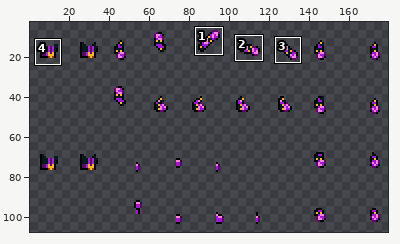
Two states of a sprite sheet, Assets/Items/Vanity/SusieChalk/SusieChalkBody.png. Above, an overview of the earlier version with the close-up marked.
Close-up. Old version:
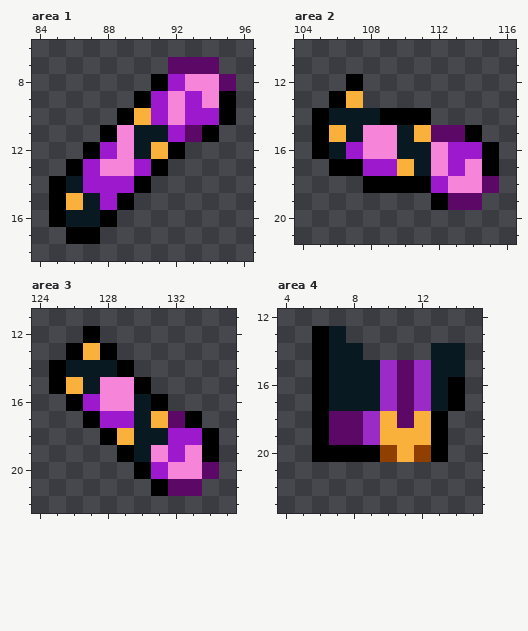
The file is 360x224 pixels, drawn in blocks of 2x2; one block is one cell here. Shown: area 1: x 84..96, y 6..18; area 2: x 104..116, y 10..21; area 3: x 124..135, y 11..22; area 4: x 4..15, y 12..23. The wide view leaves out empty margins. The commit also changed other parts of the picture, which this record leaves out.
Now the later version:
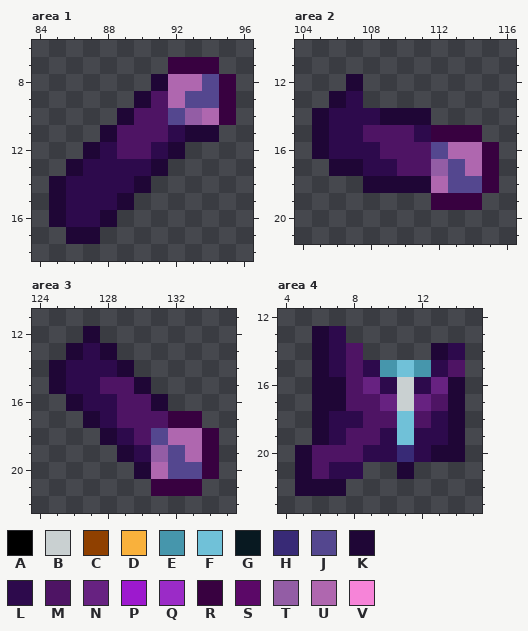
Palette (. is transparent): A #000000  B #c9d0d1  C #8f4000  D #f9b13c  E #4696ac  F #70c1d8  G #081921  H #382a76  J #54478f  K #1f0636  L #2d0a4c  M #4e1464  N #672281  P #9d19ce  Q #9b2bc7  R #380140  S #5b0867  T #935da5  U #af67af  V #f684d8
The exact change:
Changed rows in their new state; - is an unchanged pixel.
Area 1:
first column x 85:
 7 -------RRR-
 8 ------KUUJR
 9 -----KMUJJR
10 ----KMMJTUR
11 ---KMMMLKK-
12 --KLMMLK---
13 -KLLLLK----
14 KLLLLK-----
15 KLLLK------
16 KLLK-------
17 -KK--------
Area 2:
first column x 105:
12 --K--------
13 -KL--------
14 KLLLKKK----
15 KLLMMMLRRR-
16 KLLLMMMJUUR
17 -KKLLMMTJUR
18 ---KKKKUJJR
19 -------RRR-
Area 3:
first column x 125:
12 --K-------
13 -KLK------
14 KLLLK-----
15 KLLMMK----
16 -KLLMMK---
17 --KLMMMRR-
18 ---KLMJUUR
19 ----KLTJUR
20 -----KUJJR
21 ------RRR-
Area 4:
first column x 5:
13 -KL-------
14 -KLM----KL
15 -KLMLEFELM
16 -KKMNLBLNK
17 -KKMMNBNMK
18 -KLLMMFMLK
19 -KLMMLFLLK
20 KMMMLLHLKK
21 KMLL--K---
22 KKK-------
Changed places in both close-ups, as pixel boxes (x1, y1, x2, y2):
changed: (49, 57, 236, 244)
changed: (312, 74, 499, 210)
changed: (49, 326, 219, 496)
changed: (295, 326, 465, 496)
